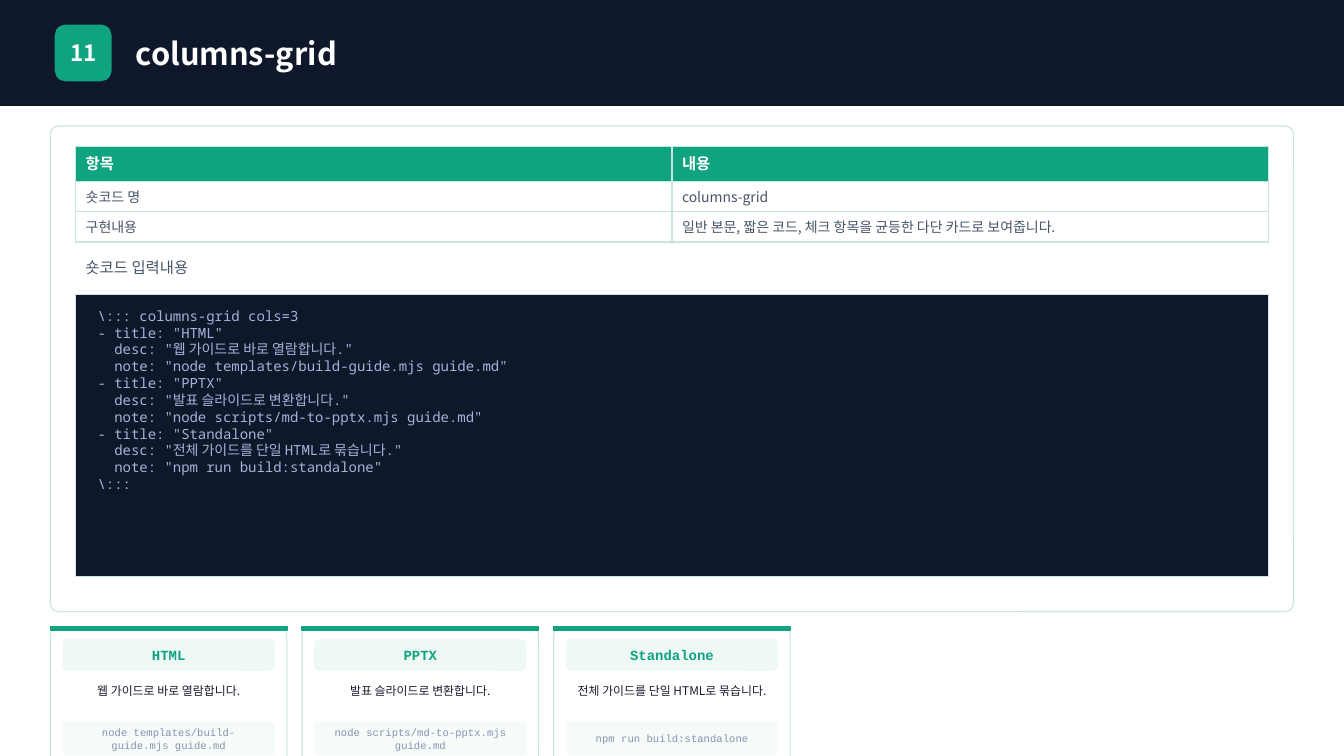
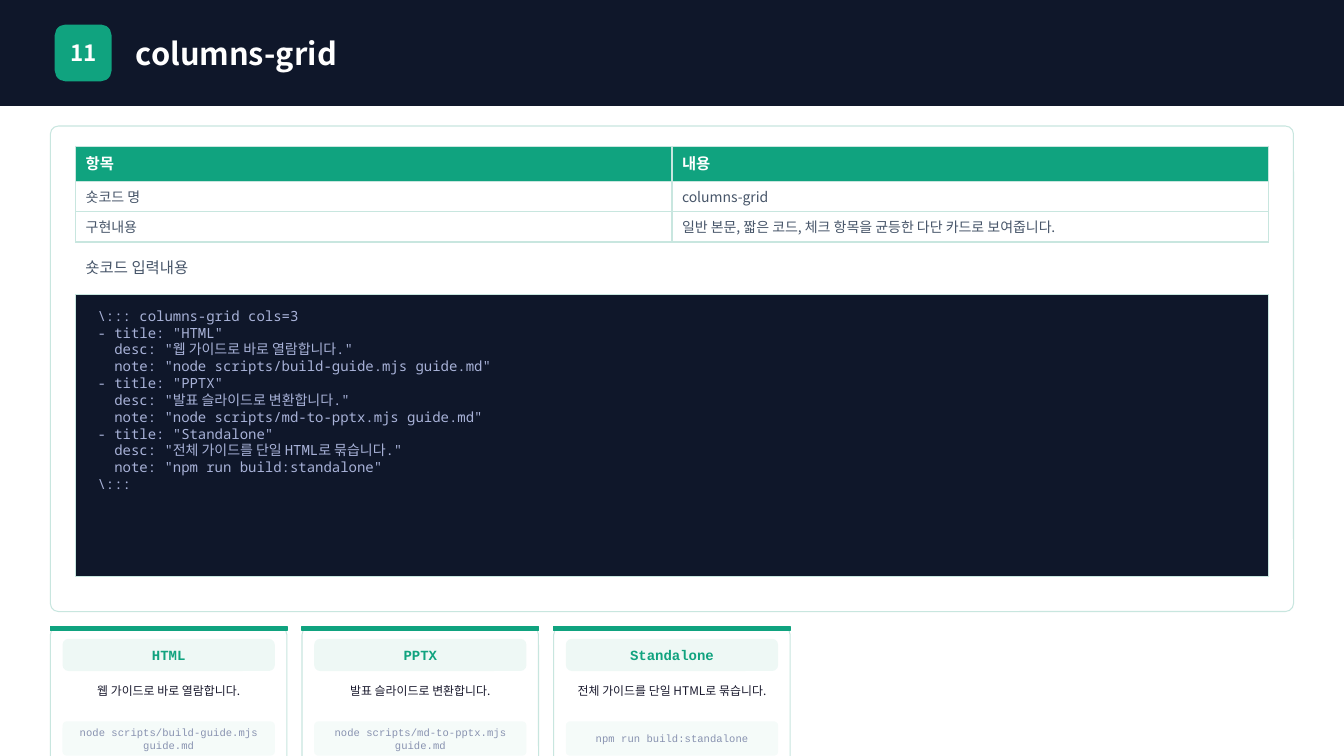
Before and after one commit to chamgil71/creative-spark, a slide deck: slide 14 of public/showcase/showcase.pptx. Drawn at 1344x756 pixels with LibreOffice and Linux fonts; fonts in the diff are those of the drawing. Boxes give left, top, right and bottom in pixels: in the first picture for what was removed or moved away, otherwise in the second. Text is boxed around its words. In the diff, an @@ line names an element or a change of style, - is before the commit and + after.

```diff
--- a/public/showcase/showcase.pptx
+++ b/public/showcase/showcase.pptx
@@ text at (114, 360, 491, 375): text changed @@
-note: "node templates/build-guide.mjs guide.md"
+note: "node scripts/build-guide.mjs guide.md"
@@ text at (80, 729, 257, 751): text changed @@
-node templates/build-guide.mjs guide.md
+node scripts/build-guide.mjs guide.md
```
Also in this commit, not shown: 14 other slides changed, 4 slides added, 5 slides removed, 50 other files.
